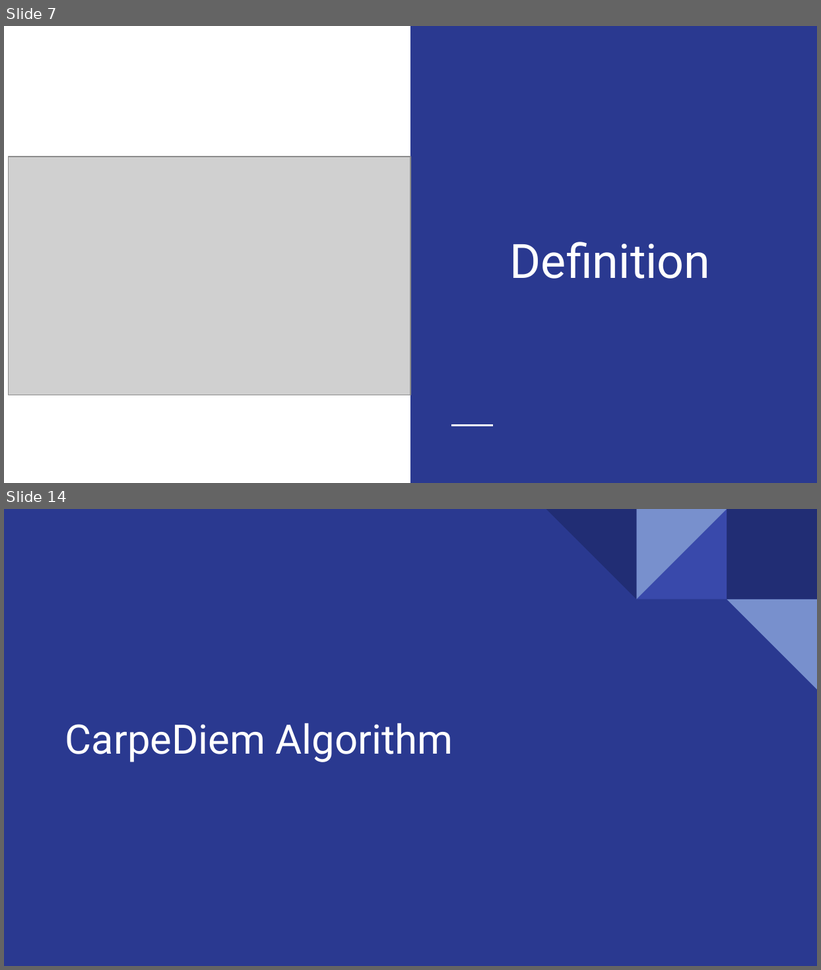
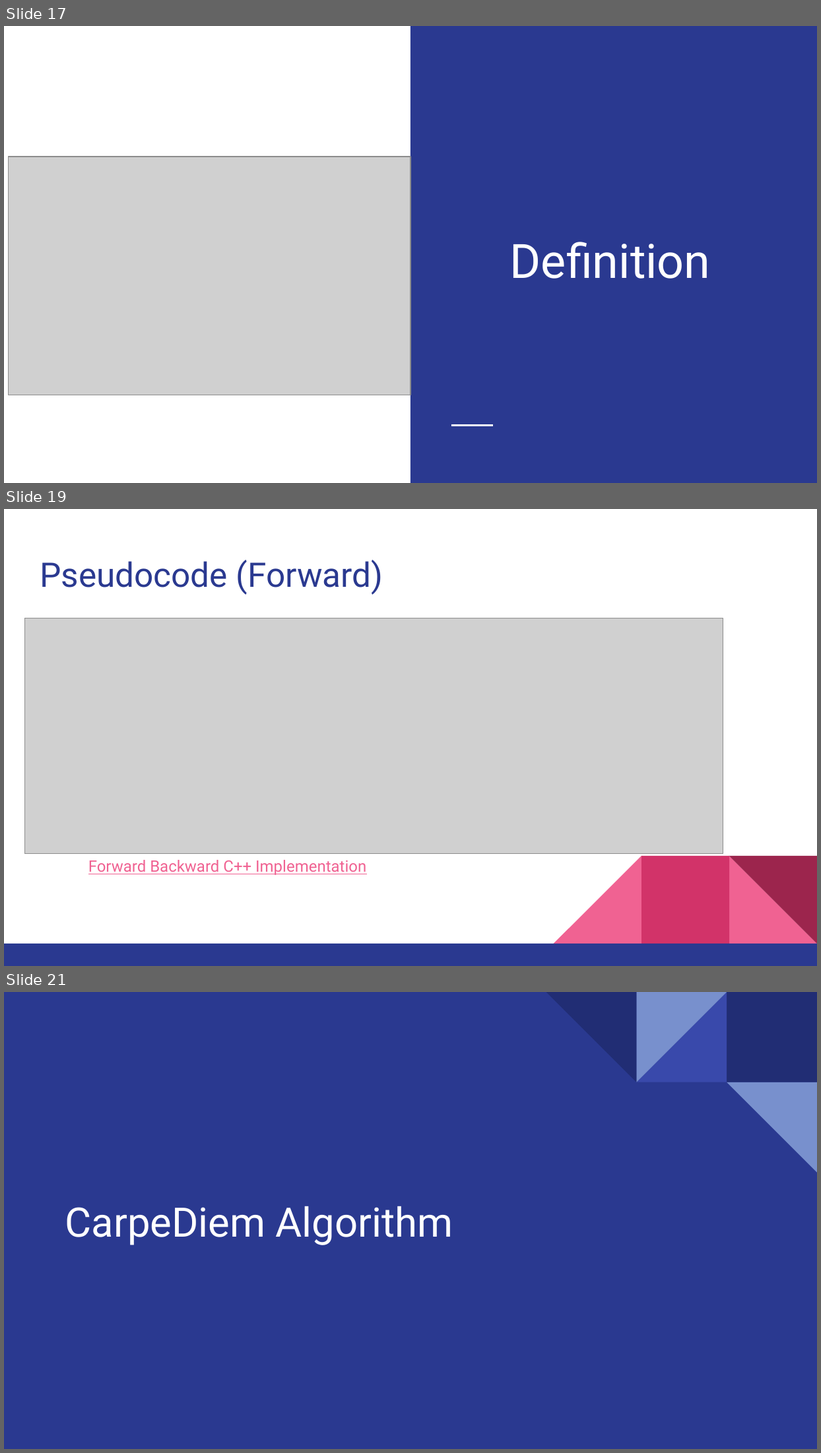
Before and after one commit to YasasviPeruvemba/DesignAndAnalysisOfAlgorithmsProject, a slide deck: CS254 Algo Project.pptx. Shown one above the other, each under a label of ours: slides 7 and 14 before the commit, slides 17, 19 and 21 after it; the slides between them are not shown. The pictures are 821x970 and 821x1453 pixels, drawn with LibreOffice and Linux fonts; fonts in the diff are those of the drawing; grey boxes stand for pictures. Boxes give left, top, right and bottom in pixels: in the first picture for what was removed or moved away, otherwise in the second. Text is boxed around its words. In the diff, an @@ line names an element or a change of style, - is before the commit and + after.

```diff
--- a/CS254 Algo Project.pptx
+++ b/CS254 Algo Project.pptx
@@ slide 19 added at bbox=[4, 509, 817, 966], background #FFFFFF @@
@@ title added at bbox=[40, 560, 383, 595], 30 pt, text #2A3990 @@
+Pseudocode (Forward)
@@ picture added at bbox=[25, 619, 723, 855] @@
@@ text added at bbox=[88, 860, 366, 875], 14 pt, text #F06292, underline @@
+Forward Backward C++ Implementation
@@ group added at bbox=[4, 856, 817, 966]: 3 right triangles, 2 rectangles @@
@@ what was slide 7 is now slide 17 @@
@@ what was slide 14 is now slide 21 @@
```
Also in this commit, not shown: 8 slides changed, 16 other slides added, 2 slides removed.
